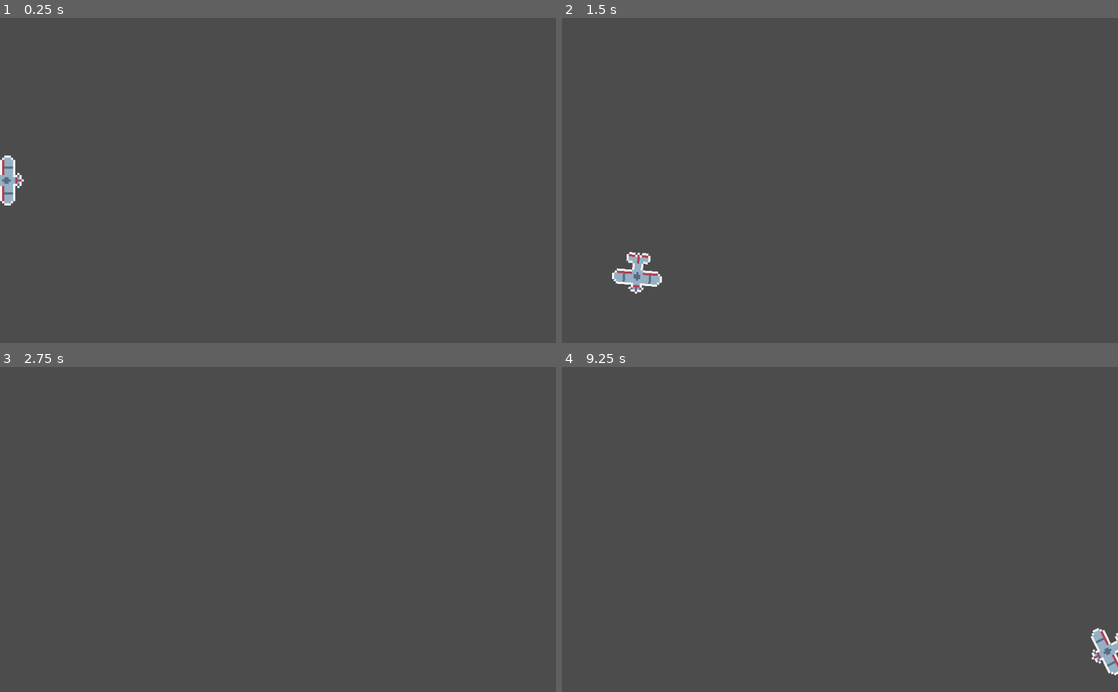
Above: before the commit, frames 1-4 (two rows, left to right).
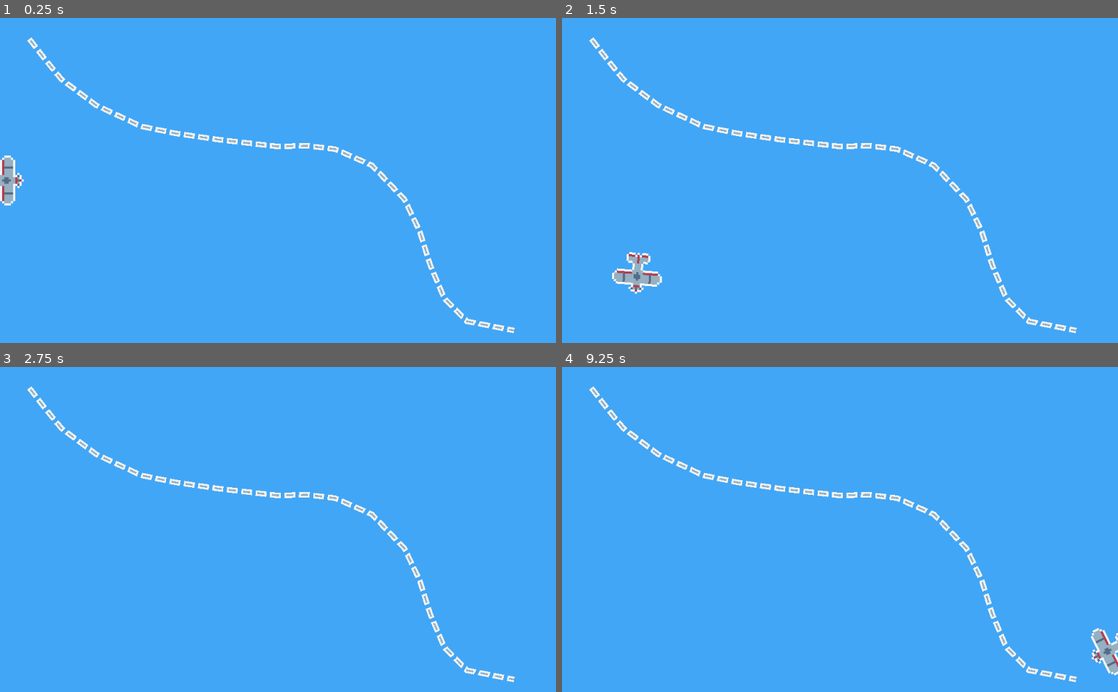
Above: after the commit, the same moments.

Repository: mudziok/plaint
Game: Godot game, scene res://Level.tscn
The game is run twice, just before and just after one commit, with the same random seed, the same clock (stepped at 60 frames per second) and the same inputs. The project has no main scene, so this scene is started directly.
Inputs:
- Up to frame 1 (0.25 s): no input
- Up to frame 2 (1.5 s): hold Right (right) 0.53-1.28 s; hold Left (left) from 1.28 s (still down)
- Up to frame 3 (2.75 s): release Left (left) at 2.03 s; hold Right (right) from 2.03 s (still down)
- Up to frame 4 (9.25 s): release Right (right) at 2.78 s; hold Up (accelerate) 2.78-3.53 s; tap Enter at 3.5, 5, 6.5 s; hold Left (left) 3.53-5.78 s; tap Space at 4.25, 5.75, 7.25 s; hold Right (right) 5.78-6.53 s; hold Up (accelerate) 6.53-7.28 s; hold Right (right) 7.28-8.03 s; hold Left (left) from 8.03 s (still down)

The runs differ from the first frame. In frame 1, 100% of the frame differs, in the area x 0-100%, y 0-100%; in frame 2, 99%; in frame 3, 100%; in frame 4, 100%.

Commit message:
Add Guide Manager

Diff:
--- /dev/null
+++ b/Guide.gd
@@ -0,0 +1,18 @@
+extends Line2D
+
+var remaining_points = []
+var threshold = 50.0
+
+func _ready():
+	remaining_points = points
+
+func fill(smokePoint: Vector2):
+	var new_remaining_points = []
+
+	for point in remaining_points:
+		if smokePoint.distance_to(point) > threshold:
+			new_remaining_points.append(point)
+
+	remaining_points = new_remaining_points
+
+	print("Pozostalo: ", remaining_points.size())
--- a/Guide.tscn
+++ b/Guide.tscn
@@ -1,9 +1,11 @@
-[gd_scene load_steps=2 format=2]
+[gd_scene load_steps=3 format=2]
 
 [ext_resource path="res://line_segment.png" type="Texture" id=1]
+[ext_resource path="res://Guide.gd" type="Script" id=2]
 
 [node name="Guide" type="Line2D"]
-points = PoolVector2Array( 15, 30, 23, 52, 31, 76, 53, 101, 76, 106, 110, 102, 142, 96, 165, 98, 189, 110, 212, 144, 212, 176, 212, 226, 201, 251, 180, 257, 160, 255, 147, 241, 143, 214, 147, 203, 168, 180, 187, 175, 237, 158, 268, 147, 284, 152, 306, 163, 315, 177, 354, 195, 378, 199, 394, 196, 399, 183, 402, 160, 399, 142, 396, 127, 379, 106, 349, 86, 324, 81 )
+points = PoolVector2Array( 52, 36, 82, 75, 113, 113, 177, 161, 260, 200, 323, 213, 406, 225, 510, 237, 566, 236, 617, 242, 685, 272, 745, 335, 773, 394, 792, 455, 818, 517, 860, 560, 947, 577 )
 default_color = Color( 1, 1, 1, 1 )
 texture = ExtResource( 1 )
 texture_mode = 1
+script = ExtResource( 2 )
--- a/Level.tscn
+++ b/Level.tscn
@@ -1,16 +1,32 @@
-[gd_scene load_steps=4 format=2]
+[gd_scene load_steps=5 format=2]
 
 [ext_resource path="res://Level.gd" type="Script" id=1]
 [ext_resource path="res://TrailPlane.tscn" type="PackedScene" id=2]
 [ext_resource path="res://Plane.tscn" type="PackedScene" id=3]
+[ext_resource path="res://Guide.tscn" type="PackedScene" id=4]
 
 [node name="Level" type="Node2D"]
 script = ExtResource( 1 )
+
+[node name="ColorRect" type="ColorRect" parent="."]
+margin_right = 1039.0
+margin_bottom = 618.0
+color = Color( 0.254902, 0.65098, 0.964706, 1 )
+__meta__ = {
+"_edit_use_anchors_": false
+}
 
 [node name="TrailPlane" parent="." instance=ExtResource( 2 )]
 margin_right = 256.0
 margin_bottom = 150.0
 
+[node name="Guide Manager" type="Node2D" parent="."]
+
+[node name="Guide" parent="Guide Manager" instance=ExtResource( 4 )]
+points = PoolVector2Array( 52, 36, 82, 75, 113, 113, 177, 161, 260, 200, 323, 213, 406, 225, 510, 237, 566, 236, 617, 242, 685, 272, 745, 335, 773, 394, 792, 455, 818, 517, 860, 560, 947, 577 )
+
 [node name="Plane" parent="." instance=ExtResource( 3 )]
 position = Vector2( 194, 252 )
 trailPane = NodePath("../TrailPlane")
+
+[connection signal="new_smoke" from="Plane" to="Guide Manager/Guide" method="fill"]
--- a/Plane.gd
+++ b/Plane.gd
@@ -1,4 +1,6 @@
 extends Node2D
+
+signal new_smoke(point)
 
 var rotate_speed = 4
 
@@ -20,9 +22,6 @@
 	position = Vector2(-50,300) #do wywalenia po testach
 	rotate(PI/2)
 func _process(delta):
-
-	print_debug(fuel_left)
-
 	position += Vector2.UP.rotated(rotation)*velocity*delta
 	if position.x < -100:
 		position.x = 1150
@@ -38,6 +37,7 @@
 		fuel_left -= fuel_usage*delta
 		if last_trail != null:
 			last_trail.add_point(position / 4)
+			emit_signal("new_smoke", position)
 	else:
 		fuel_left = min(fuel_left+fuel_restore*delta, 100)
 
